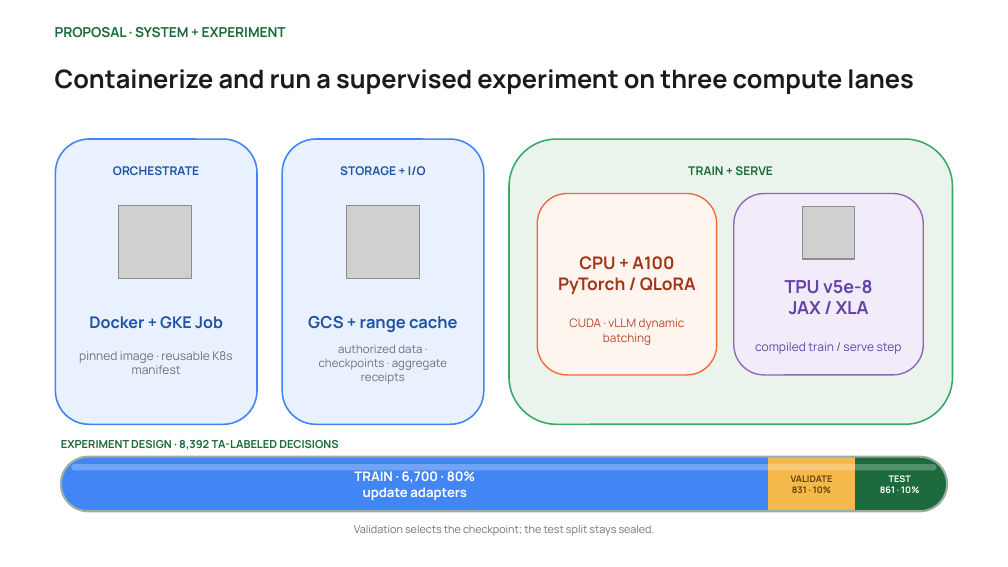
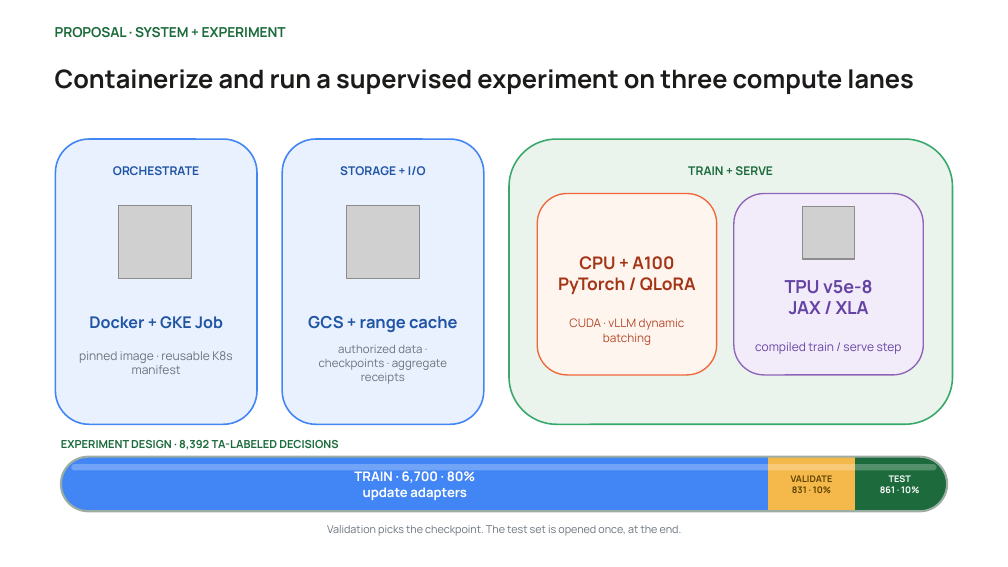
Before and after one commit to seanyepez/me344ricechem, a slide deck: slide 2 of slides/ME344_RiceChem_Option2_5_Slides.pptx. Drawn at 1008x567 pixels with LibreOffice and Linux fonts; fonts in the diff are those of the drawing; grey boxes stand for pictures. Boxes give left, top, right and bottom in pixels: in the first picture for what was removed or moved away, otherwise in the second. Text is boxed around its words. In the diff, an @@ line names an element or a change of style, - is before the commit and + after.

```diff
--- a/slides/ME344_RiceChem_Option2_5_Slides.pptx
+++ b/slides/ME344_RiceChem_Option2_5_Slides.pptx
@@ text at bbox=[327, 525, 682, 536]: text changed @@
-Validation selects the checkpoint; the test split stays sealed.
+Validation picks the checkpoint. The test set is opened once, at the end.
```
Also in this commit, not shown: 2 other slides changed, 1 slide added, 1 slide removed, 1 other file.
